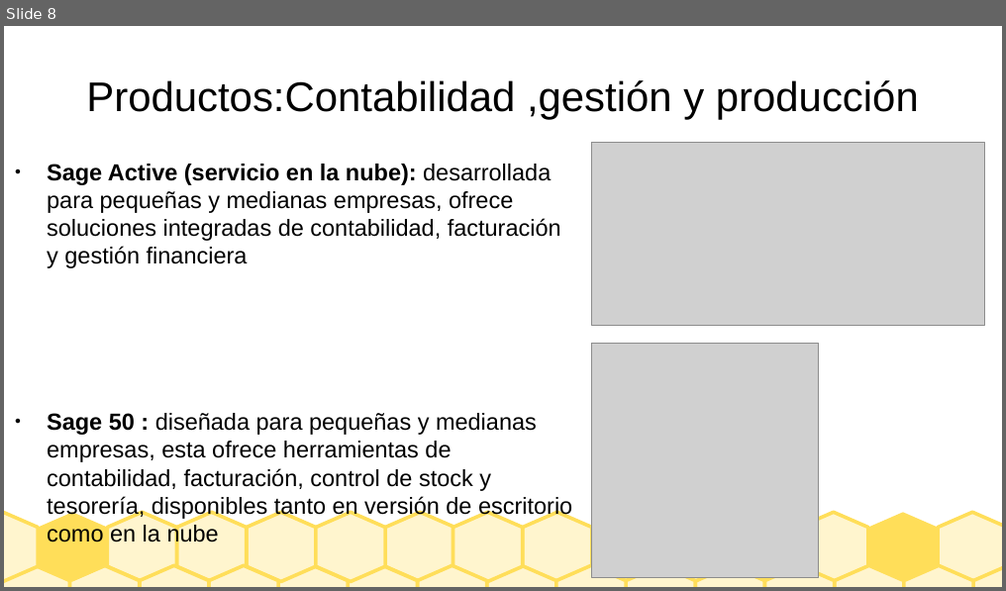
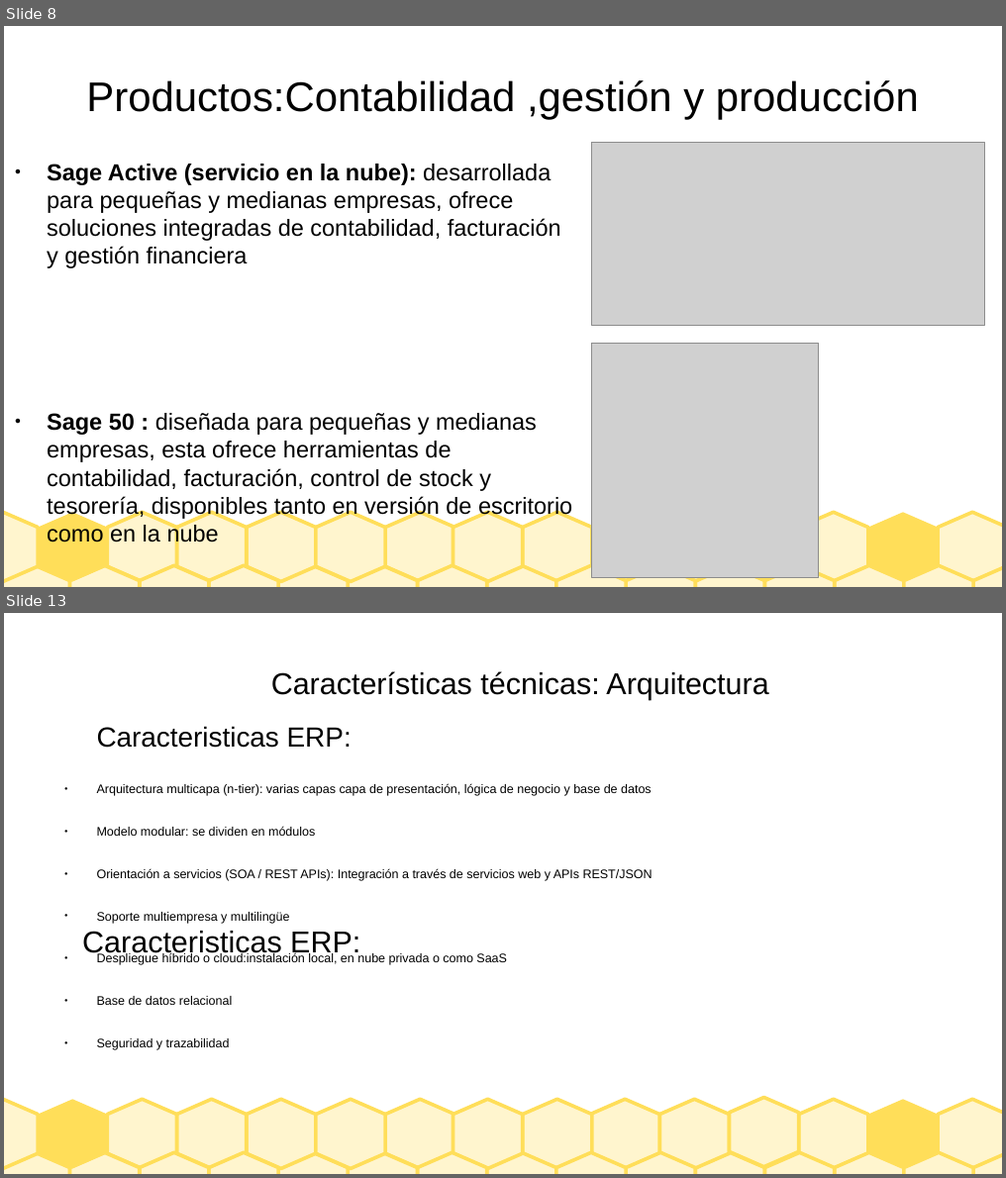
Before and after one commit to Borja-68/asignaturas, a slide deck: sistemas empresa/Presentacion_SAGE.odp. Shown one above the other, each under a label of ours: slide 8 before the commit, slides 8 and 13 after it; the slides between them are not shown. The pictures are 1006x591 and 1006x1178 pixels, drawn with LibreOffice and Linux fonts; fonts in the diff are those of the drawing; grey boxes stand for pictures. Boxes give left, top, right and bottom in pixels: in the first picture for what was removed or moved away, otherwise in the second. Text is boxed around its words. In the diff, an @@ line names an element or a change of style, - is before the commit and + after.

```diff
--- a/sistemas empresa/Presentacion_SAGE.odp
+++ b/sistemas empresa/Presentacion_SAGE.odp
@@ slide 13 added at [4,613,1002,1174], background #FFFFFF; not listed: 30 template elements that a slide beside it also shows @@
@@ title added at [271,671,768,700], 24 pt, text #000000 @@
+Características técnicas: Arquitectura
@@ text added at [97,726,652,1051], 9.9 pt, text #000000 @@
+Caracteristicas ERP:
+● Arquitectura multicapa (n-tier): varias capas capa de presentación, lógica de negocio y base de datos
+● Modelo modular: se dividen en módulos
+● Orientación a servicios (SOA / REST APIs): Integración a través de servicios web y APIs REST/JSON
+● Soporte multiempresa y multilingüe
+● Despliegue híbrido o cloud:instalación local, en nube privada o como SaaS
+● Base de datos relacional
+● Seguridad y trazabilidad
@@ text added at [82,931,360,959], 24 pt, text #000000 @@
+Caracteristicas ERP:
```
Also in this commit, not shown: 1 slide changed, 4 other slides added, 1 slide removed.
